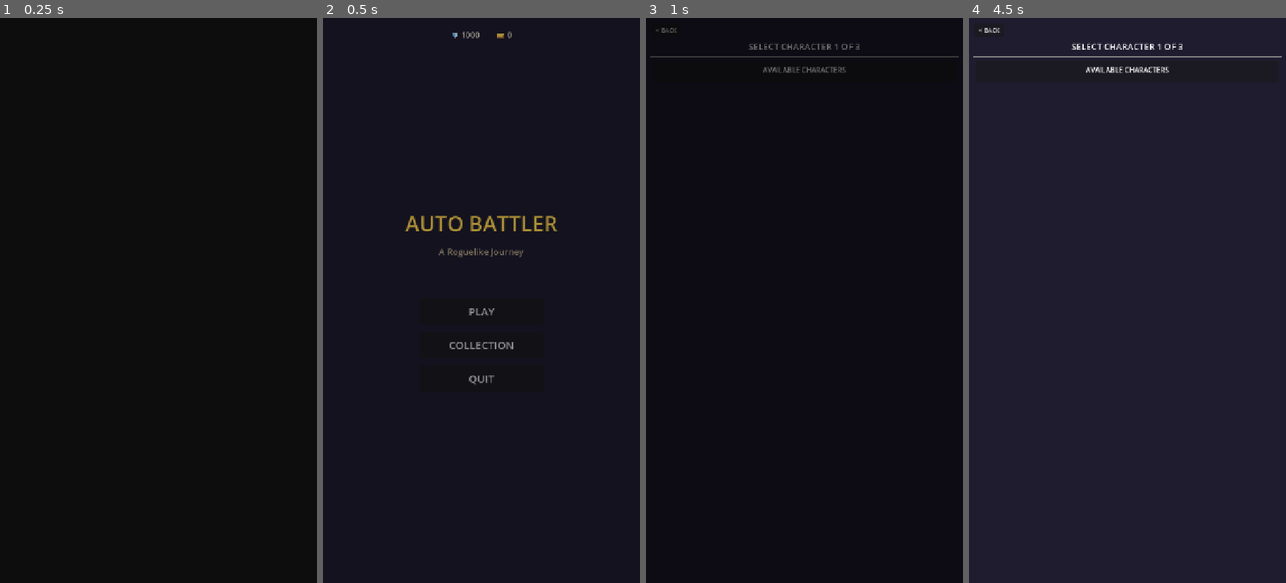
Above: before the commit, frames 1-4 (left to right).
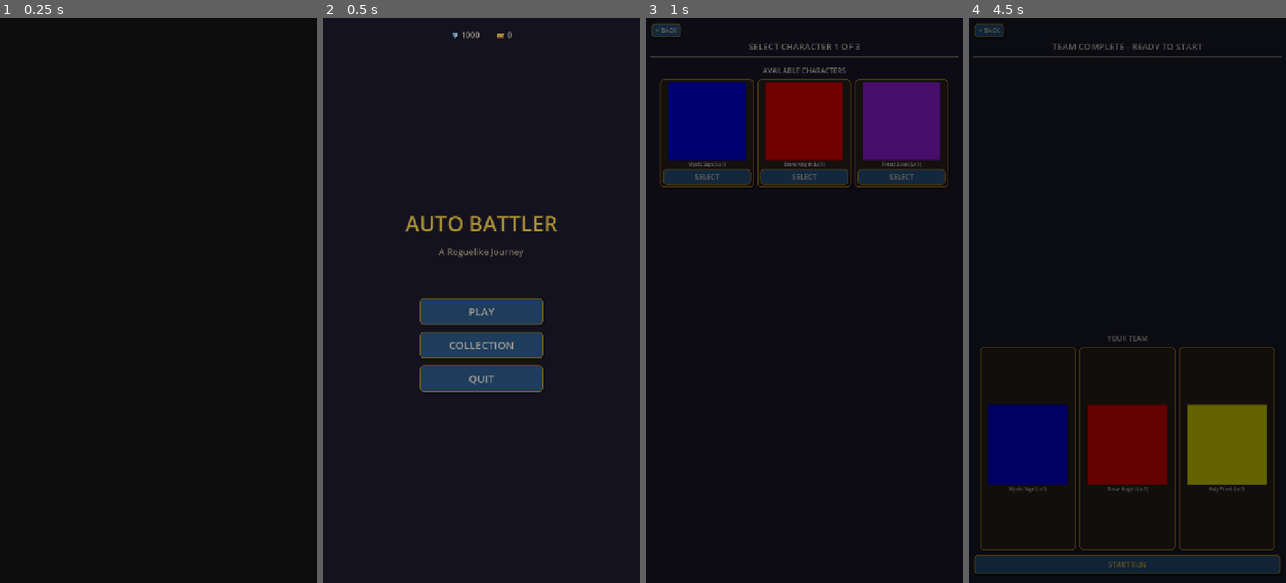
Above: after the commit, the same moments.

Repository: glenncj3/six-strong
Game: Godot game, scene res://scenes/main.tscn
The game is run twice, just before and just after one commit, with the same random seed, the same clock (stepped at 60 frames per second) and the same inputs.
Inputs (mouse positions are in pixels of both pictures, inside the frame that each line leads up to):
- Up to frame 1 (0.25 s): no input
- Up to frame 2 (0.5 s): no input
- Up to frame 3 (1 s): click "PLAY" at 0.5 s
- Up to frame 4 (4.5 s): tap Enter at 1.25 s; move the mouse to (1197, 272) at 1.27 s; hold D 1.28-2 s; tap G at 1.35 s; click (1197, 272) at 1.42 s; click (1029, 176) at 2 s, where only the run after the commit has a clickable "SELECT"; click (1127, 176) at 2.75 s, where only the run after the commit has a clickable "SELECT"; click (1225, 176) at 3.5 s, where only the run after the commit has a clickable "SELECT"; click (1127, 566) at 4.25 s, where only the run after the commit has a clickable "START RUN"

Frame 1 is identical in both runs. In frame 2, 5.4% of the frame differs, in the area x 30-70%, y 49-67%; in frame 3, 14%; in frame 4, 93%, in the area x 0-100%, y 0-100%.
Error before the commit: Parse Error: Cannot find member "COLOR_PANEL_BORDER_NORMAL" in base "GameConstants". (res://scripts/utils/ui_styles.gd:325)

Commit message:
encounter/combat UI improvements

Diff:
--- a/auto-battle-journey/autoloads/encounter_factory.gd
+++ b/auto-battle-journey/autoloads/encounter_factory.gd
@@ -86,12 +86,17 @@
 
 func _create_encounter_data(encounter_type: String) -> Dictionary:
 	"""Create encounter data based on type."""
+	var colors = _get_encounter_colors(encounter_type)
 	var encounter_data = {
 		"type": encounter_type,
 		"name": "",
 		"description": "",
 		"image_path": "",
-		"data": {}  # Type-specific data
+		"data": {},  # Type-specific data
+		"bg_color": colors.bg.to_html(),
+		"hover_color": colors.hover.to_html(),
+		"pressed_color": colors.pressed.to_html(),
+		"border_color": colors.border.to_html()
 	}
 
 	match encounter_type:
@@ -150,6 +155,67 @@
 			}
 
 	return encounter_data
+
+
+func _get_encounter_colors(encounter_type: String) -> Dictionary:
+	"""Get panel colors based on encounter type."""
+	match encounter_type:
+		"shop":
+			return {
+				"bg": Color("#5A4A3A"),      # Warm brown (commerce)
+				"hover": Color("#7A6A5A"),
+				"pressed": Color("#3A2A1A"),
+				"border": Color("#B88726")
+			}
+		"xp_reward":
+			return {
+				"bg": Color("#2D5A8A"),      # Sapphire blue (growth)
+				"hover": Color("#4D7AAA"),
+				"pressed": Color("#1D4A7A"),
+				"border": Color("#B88726")
+			}
+		"gold_reward":
+			return {
+				"bg": Color("#8A7A21"),      # Gold (wealth)
+				"hover": Color("#AA9A41"),
+				"pressed": Color("#6A5A01"),
+				"border": Color("#B88726")
+			}
+		"health_restore":
+			return {
+				"bg": Color("#2A7A4A"),      # Emerald green (life)
+				"hover": Color("#4A9A6A"),
+				"pressed": Color("#1A5A3A"),
+				"border": Color("#B88726")
+			}
+		"skill_trainer":
+			return {
+				"bg": Color("#6A3A8A"),      # Amethyst purple (magic)
+				"hover": Color("#8A5AAA"),
+				"pressed": Color("#4A1A6A"),
+				"border": Color("#B88726")
+			}
+		"gamble":
+			return {
+				"bg": Color("#8A2A3A"),      # Ruby red (risk)
+				"hover": Color("#AA4A5A"),
+				"pressed": Color("#6A1A2A"),
+				"border": Color("#B88726")
+			}
+		"elite_challenge":
+			return {
+				"bg": Color("#8A5A2A"),      # Warm orange (challenge)
+				"hover": Color("#AA7A4A"),
+				"pressed": Color("#6A3A1A"),
+				"border": Color("#B88726")
+			}
+		_:
+			return {
+				"bg": Color("#3D2E24"),      # Default warm brown
+				"hover": Color("#5D4E44"),
+				"pressed": Color("#2D1E14"),
+				"border": Color("#B88726")
+			}
 
 
 func _generate_shop_inventory() -> Dictionary:
--- a/auto-battle-journey/scripts/data_classes/encounter_option.gd
+++ b/auto-battle-journey/scripts/data_classes/encounter_option.gd
@@ -9,13 +9,23 @@
 var image_path: String = ""
 var data: Dictionary = {}  # Type-specific data (items, skills, xp_amount, etc.)
 
+# Panel colors for clickable UI
+var bg_color: Color = Color("#3D2E24")
+var hover_color: Color = Color("#5D4E44")
+var pressed_color: Color = Color("#2D1E14")
+var border_color: Color = Color("#B88726")
+
 
 static func create(
 	p_type: String,
 	p_name: String,
 	p_description: String,
 	p_image_path: String,
-	p_data: Dictionary = {}
+	p_data: Dictionary = {},
+	p_bg_color: Color = Color("#3D2E24"),
+	p_hover_color: Color = Color("#5D4E44"),
+	p_pressed_color: Color = Color("#2D1E14"),
+	p_border_color: Color = Color("#B88726")
 ) -> EncounterOption:
 	"""Factory method to create an EncounterOption."""
 	var option = EncounterOption.new()
@@ -24,6 +34,10 @@
 	option.description = p_description
 	option.image_path = p_image_path
 	option.data = p_data
+	option.bg_color = p_bg_color
+	option.hover_color = p_hover_color
+	option.pressed_color = p_pressed_color
+	option.border_color = p_border_color
 	return option
 
 
@@ -34,19 +48,27 @@
 		"name": name,
 		"description": description,
 		"image_path": image_path,
-		"data": data
+		"data": data,
+		"bg_color": bg_color.to_html(),
+		"hover_color": hover_color.to_html(),
+		"pressed_color": pressed_color.to_html(),
+		"border_color": border_color.to_html()
 	}
 
 
 static func from_dict(dict: Dictionary) -> EncounterOption:
 	"""Create from dictionary for loading saved data."""
-	return create(
-		dict.get("type", ""),
-		dict.get("name", ""),
-		dict.get("description", ""),
-		dict.get("image_path", ""),
-		dict.get("data", {})
-	)
+	var option = EncounterOption.new()
+	option.type = dict.get("type", "")
+	option.name = dict.get("name", "")
+	option.description = dict.get("description", "")
+	option.image_path = dict.get("image_path", "")
+	option.data = dict.get("data", {})
+	option.bg_color = Color(dict.get("bg_color", "#3D2E24"))
+	option.hover_color = Color(dict.get("hover_color", "#5D4E44"))
+	option.pressed_color = Color(dict.get("pressed_color", "#2D1E14"))
+	option.border_color = Color(dict.get("border_color", "#B88726"))
+	return option
 
 
 # =============================================================================
--- a/auto-battle-journey/scripts/utils/ui_styles.gd
+++ b/auto-battle-journey/scripts/utils/ui_styles.gd
@@ -322,8 +322,7 @@
 	normal_color: Color,
 	hover_color: Color,
 	pressed_color: Color,
-	border_color: Color = GameConstants.COLOR_PANEL_BORDER_NORMAL,
-	hover_border_color: Color = GameConstants.COLOR_PANEL_BORDER_HOVER
+	border_color: Color = GameConstants.COLOR_BORDER_GOLD
 ) -> Dictionary:
 	"""
 	Create a set of styles for clickable panels (normal, hover, pressed states).
@@ -332,12 +331,14 @@
 		normal_color: Background color for normal state
 		hover_color: Background color for hover state
 		pressed_color: Background color for pressed state
-		border_color: Border color for normal/pressed states
-		hover_border_color: Border color for hover state
+		border_color: Border color for all states
 
 	Returns:
 		Dictionary with "normal", "hover", "pressed" StyleBoxFlat entries
 	"""
+	# Brighter border on hover
+	var hover_border_color = border_color.lightened(0.2)
+
 	var normal_style = create_panel_style(
 		normal_color,
 		border_color,
@@ -367,113 +368,3 @@
 		"hover": hover_style,
 		"pressed": pressed_style
 	}
-
-
-static func get_combat_panel_styles(combat_type: String, difficulty: String = "") -> Dictionary:
-	"""
-	Get clickable panel styles for a combat option based on type and difficulty.
-
-	Args:
-		combat_type: "ai" or "ghost"
-		difficulty: For AI combats: "Easy", "Medium", "Hard"
-
-	Returns:
-		Dictionary with "normal", "hover", "pressed" StyleBoxFlat entries
-	"""
-	if combat_type == "ghost":
-		return create_clickable_panel_styles(
-			GameConstants.COLOR_COMBAT_GHOST_NORMAL,
-			GameConstants.COLOR_COMBAT_GHOST_HOVER,
-			GameConstants.COLOR_COMBAT_GHOST_PRESSED
-		)
-
-	# AI combat - based on difficulty
-	match difficulty:
-		"Easy":
-			return create_clickable_panel_styles(
-				GameConstants.COLOR_COMBAT_EASY_NORMAL,
-				GameConstants.COLOR_COMBAT_EASY_HOVER,
-				GameConstants.COLOR_COMBAT_EASY_PRESSED
-			)
-		"Medium":
-			return create_clickable_panel_styles(
-				GameConstants.COLOR_COMBAT_MEDIUM_NORMAL,
-				GameConstants.COLOR_COMBAT_MEDIUM_HOVER,
-				GameConstants.COLOR_COMBAT_MEDIUM_PRESSED
-			)
-		"Hard":
-			return create_clickable_panel_styles(
-				GameConstants.COLOR_COMBAT_HARD_NORMAL,
-				GameConstants.COLOR_COMBAT_HARD_HOVER,
-				GameConstants.COLOR_COMBAT_HARD_PRESSED
-			)
-		_:
-			# Default to medium for unknown difficulty
-			return create_clickable_panel_styles(
-				GameConstants.COLOR_COMBAT_MEDIUM_NORMAL,
-				GameConstants.COLOR_COMBAT_MEDIUM_HOVER,
-				GameConstants.COLOR_COMBAT_MEDIUM_PRESSED
-			)
-
-
-static func get_encounter_panel_styles(encounter_type: String) -> Dictionary:
-	"""
-	Get clickable panel styles for an encounter option based on type.
-
-	Args:
-		encounter_type: "shop", "xp_reward", "gold_reward", "health_restore",
-		                "skill_trainer", "gamble", "elite_challenge"
-
-	Returns:
-		Dictionary with "normal", "hover", "pressed" StyleBoxFlat entries
-	"""
-	match encounter_type:
-		"shop":
-			return create_clickable_panel_styles(
-				GameConstants.COLOR_ENCOUNTER_SHOP_NORMAL,
-				GameConstants.COLOR_ENCOUNTER_SHOP_HOVER,
-				GameConstants.COLOR_ENCOUNTER_SHOP_PRESSED
-			)
-		"xp_reward":
-			return create_clickable_panel_styles(
-				GameConstants.COLOR_ENCOUNTER_XP_NORMAL,
-				GameConstants.COLOR_ENCOUNTER_XP_HOVER,
-				GameConstants.COLOR_ENCOUNTER_XP_PRESSED
-			)
-		"gold_reward":
-			return create_clickable_panel_styles(
-				GameConstants.COLOR_ENCOUNTER_GOLD_NORMAL,
-				GameConstants.COLOR_ENCOUNTER_GOLD_HOVER,
-				GameConstants.COLOR_ENCOUNTER_GOLD_PRESSED
-			)
-		"health_restore":
-			return create_clickable_panel_styles(
-				GameConstants.COLOR_ENCOUNTER_HEALTH_NORMAL,
-				GameConstants.COLOR_ENCOUNTER_HEALTH_HOVER,
-				GameConstants.COLOR_ENCOUNTER_HEALTH_PRESSED
-			)
-		"skill_trainer":
-			return create_clickable_panel_styles(
-				GameConstants.COLOR_ENCOUNTER_SKILL_NORMAL,
-				GameConstants.COLOR_ENCOUNTER_SKILL_HOVER,
-				GameConstants.COLOR_ENCOUNTER_SKILL_PRESSED
-			)
-		"gamble":
-			return create_clickable_panel_styles(
-				GameConstants.COLOR_ENCOUNTER_GAMBLE_NORMAL,
-				GameConstants.COLOR_ENCOUNTER_GAMBLE_HOVER,
-				GameConstants.COLOR_ENCOUNTER_GAMBLE_PRESSED
-			)
-		"elite_challenge":
-			return create_clickable_panel_styles(
-				GameConstants.COLOR_ENCOUNTER_ELITE_NORMAL,
-				GameConstants.COLOR_ENCOUNTER_ELITE_HOVER,
-				GameConstants.COLOR_ENCOUNTER_ELITE_PRESSED
-			)
-		_:
-			# Default to shop style for unknown types
-			return create_clickable_panel_styles(
-				GameConstants.COLOR_ENCOUNTER_SHOP_NORMAL,
-				GameConstants.COLOR_ENCOUNTER_SHOP_HOVER,
-				GameConstants.COLOR_ENCOUNTER_SHOP_PRESSED
-			)
